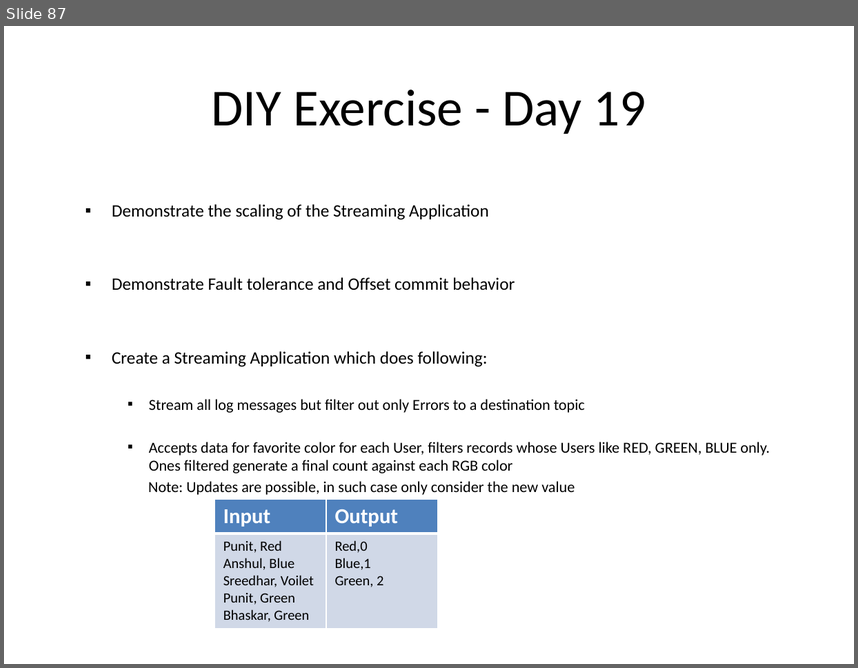
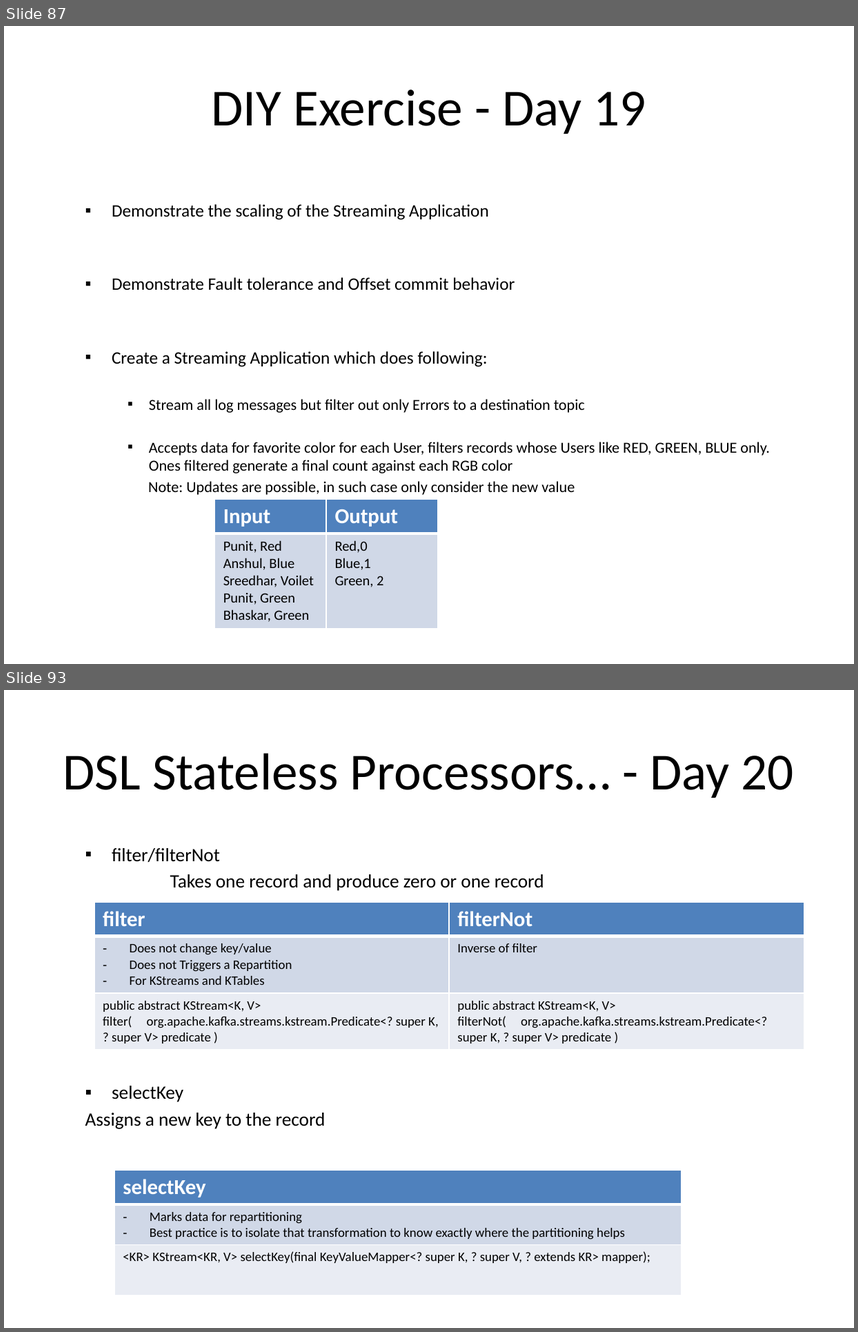
Before and after one commit to sreedharsingaraju/KafkaTutorials, a slide deck: PPT/Kafka-Teaching-Flow.pptx. Shown one above the other, each under a label of ours: slide 87 before the commit, slides 87 and 93 after it; the slides between them are not shown. The pictures are 858x668 and 858x1332 pixels, drawn with LibreOffice and Linux fonts; fonts in the diff are those of the drawing. Boxes give left, top, right and bottom in pixels: in the first picture for what was removed or moved away, otherwise in the second. Text is boxed around its words. In the diff, an @@ line names an element or a change of style, - is before the commit and + after.

Commit message:
updated diagram & ppt
updated for detailing KTables, DSL processors

```diff
--- a/PPT/Kafka-Teaching-Flow.pptx
+++ b/PPT/Kafka-Teaching-Flow.pptx
@@ slide 93 added at [4,690,854,1328], background #FFFFFF @@
@@ title added at [63,753,794,798], 44 pt, text #000000 @@
+DSL Stateless Processors… - Day 20
@@ text added at [85,848,544,1129], 16 pt, text #000000 @@
+  ▪ filter/filterNot
+  Takes one record and produce zero or one record
+  ▪ selectKey
+  Assigns a new key to the record
@@ table added at [94,902,803,1047], 3 rows, 2 columns @@
+filter | filterNot
+Does not change key/value / Does not Triggers a Repartition / For KStreams and KTables | Inverse of filter
+public abstract KStream<K, V> filter( org.apache.kafka.streams.kstream.Predicate<? super K, ? super V> predicate ) | public abstract KStream<K, V> filterNot( org.apache.kafka.streams.kstream.Predicate<? super K, ? super V> predicate )
@@ table added at [114,1170,682,1294], 3 rows, 1 columns @@
+selectKey
+Marks data for repartitioning / Best practice is to isolate that transformation to know exactly where the partitioning helps
+<KR> KStream<KR, V> selectKey(final KeyValueMapper<? super K, ? super V, ? extends KR> mapper);
```
Also in this commit, not shown: 1 slide changed, 5 other slides added, 2 other files.
